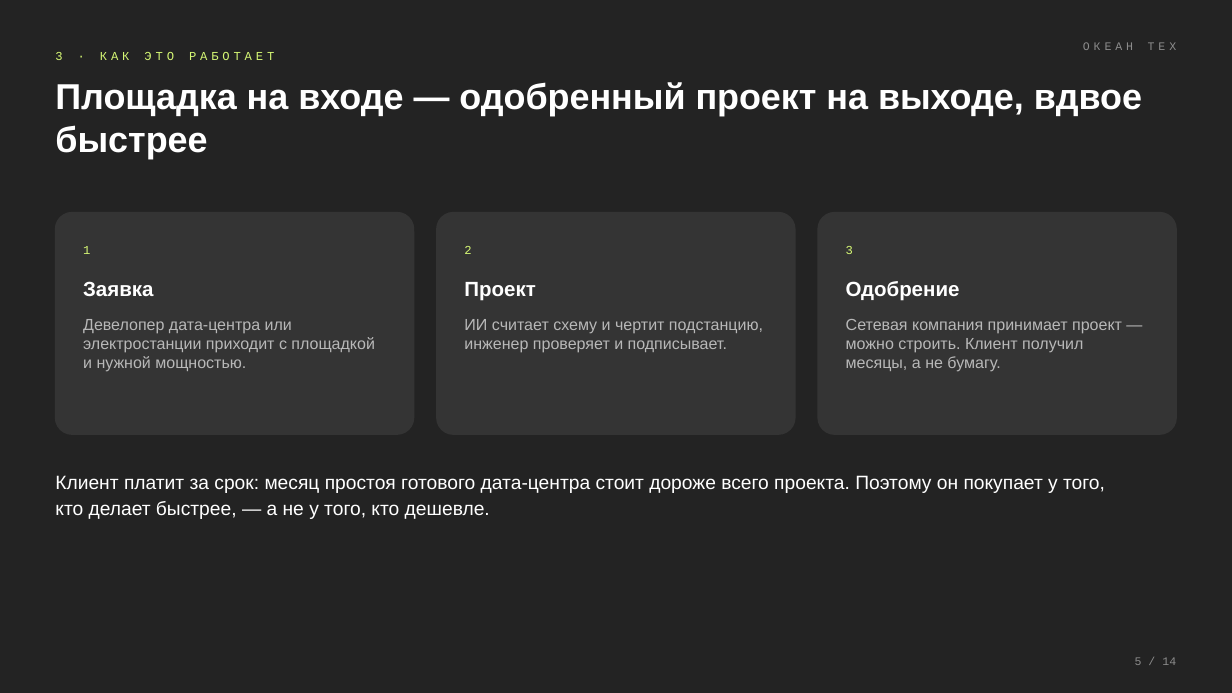
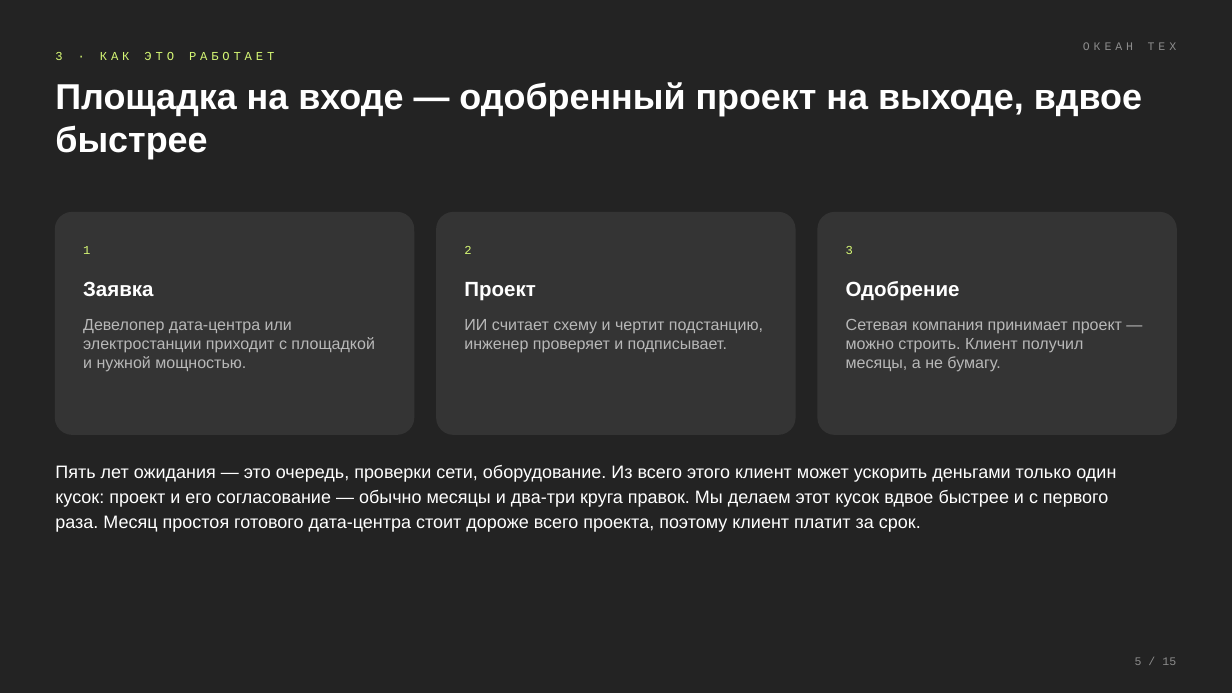
Before and after one commit to komoroshin/research, a slide deck: slide 5 of ai-case-library/research/ventures/grid-plain-deck.pptx. Drawn at 1232x693 pixels with LibreOffice and Linux fonts; fonts in the diff are those of the drawing. Boxes give left, top, right and bottom in pixels: in the first picture for what was removed or moved away, otherwise in the second. Text is boxed around its words. In the diff, an @@ line names an element or a change of style, - is before the commit and + after.

```diff
--- a/ai-case-library/research/ventures/grid-plain-deck.pptx
+++ b/ai-case-library/research/ventures/grid-plain-deck.pptx
@@ text at [55,465,1116,532]: text changed; size 15 to 14 pt @@
-Клиент платит за срок: месяц простоя готового дата-центра стоит дороже всего проекта. Поэтому он покупает у того, кто делает быстрее, — а не у того, кто дешевле.
+Пять лет ожидания — это очередь, проверки сети, оборудование. Из всего этого клиент может ускорить деньгами только один кусок: проект и его согласование — обычно месяцы и два-три круга правок. Мы делаем этот кусок вдвое быстрее и с первого раза. Месяц простоя готового дата-центра стоит дороже всего проекта, поэтому клиент платит за срок.
@@ text at [1135,657,1176,665]: text changed @@
-5 / 14
+5 / 15
```
Also in this commit, not shown: 12 other slides changed, 1 slide added, 3 other files.
